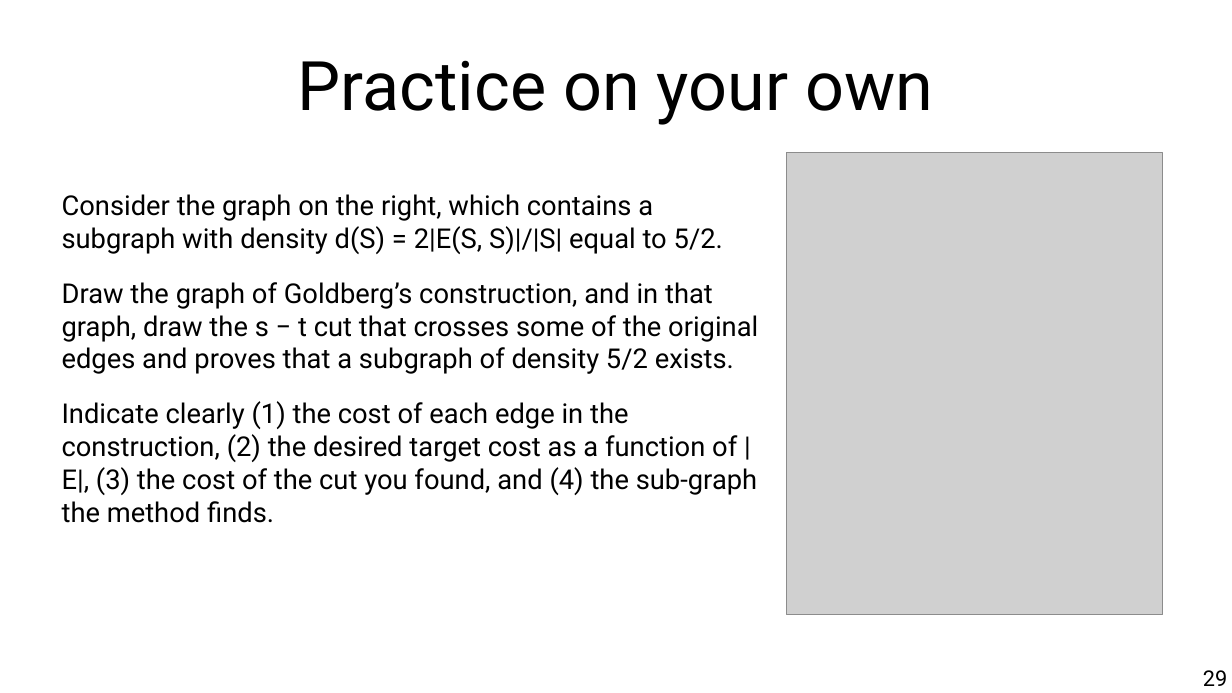
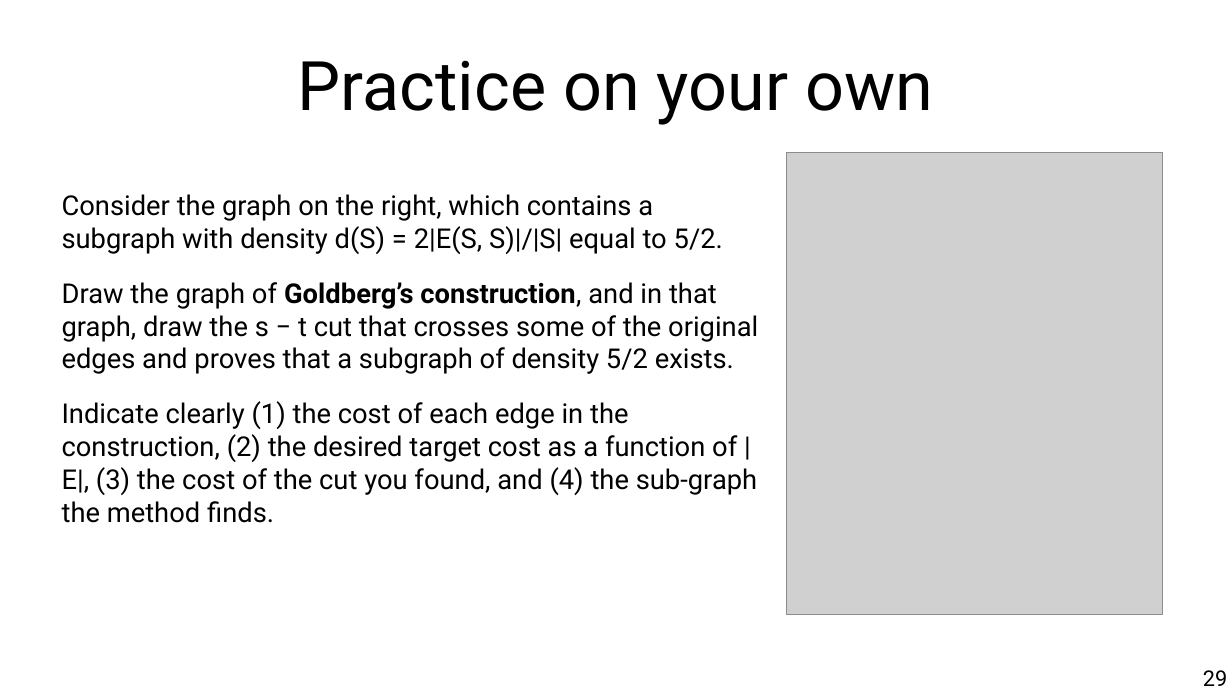
Before and after one commit to chatox/networks-science-course, a slide deck: slide 29 of theory/odp/tt22_dense_subgraphs.odp. Drawn at 1232x693 pixels with LibreOffice and Linux fonts; fonts in the diff are those of the drawing; grey boxes stand for pictures. Boxes give left, top, right and bottom in pixels: in the first picture for what was removed or moved away, otherwise in the second. Text is boxed around its words. In the diff, an @@ line names an element or a change of style, - is before the commit and + after.

```diff
--- a/theory/odp/tt22_dense_subgraphs.odp
+++ b/theory/odp/tt22_dense_subgraphs.odp
@@ text at bbox=[62, 282, 758, 374]: bold on in "Goldberg’s construction," @@
```
Also in this commit, not shown: 2 other slides changed, 38 other files.
